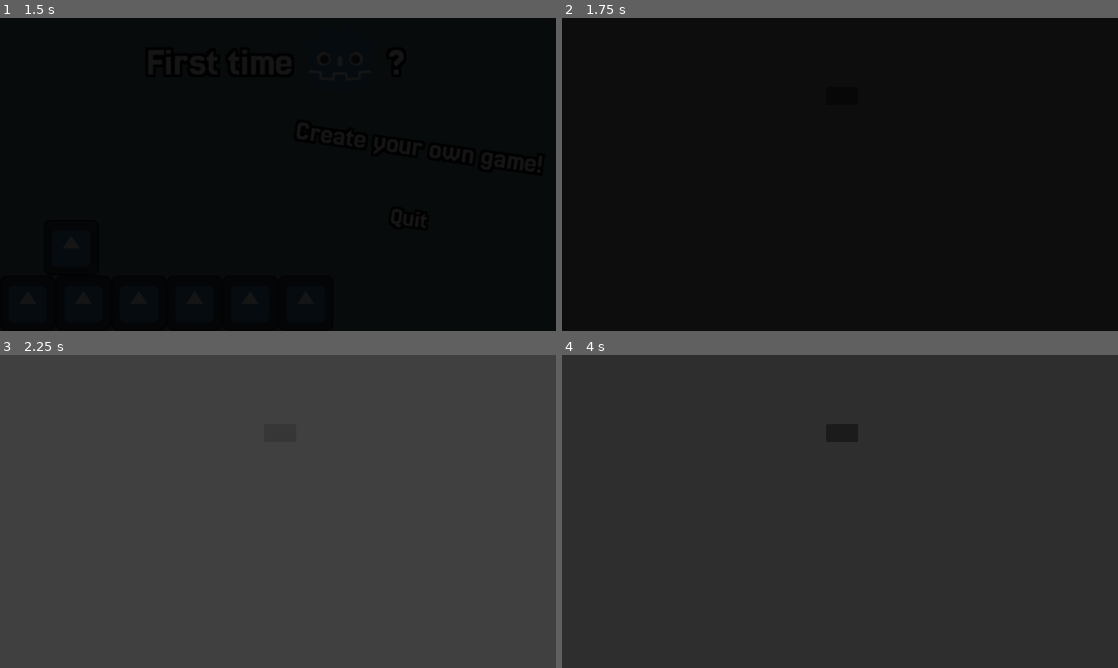
Above: before the commit, frames 1-4 (two rows, left to right).
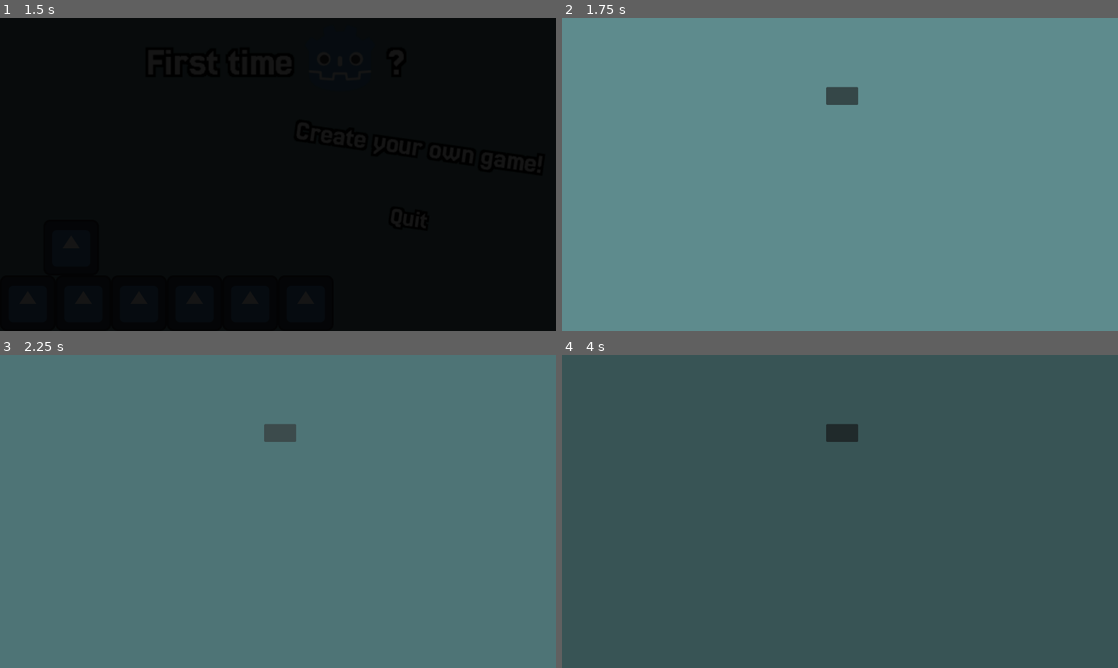
Above: after the commit, the same moments.

Repository: Nils1024/godot-workshop-platformer
Game: Godot game, scene res://scenes/main.tscn
Two runs of this game, one before a commit and one after it. Both use one fixed random seed, a clock stepped at 60 frames per second and the inputs below. The engine's default icon, where the game draws it, is replaced by a stand-in: a white triangle on a blue panel in a dark square.
Inputs (mouse positions are in pixels of both pictures, inside the frame that each line leads up to):
- Up to frame 1 (1.5 s): click (417, 149) at 0.5 s; click (417, 149) at 1.25 s
- Up to frame 2 (1.75 s): no input
- Up to frame 3 (2.25 s): click (278, 433) at 2 s
- Up to frame 4 (4 s): click (840, 433) at 2.75 s; tap Enter (ui_accept) at 3.5, 3.77 s; move the mouse to (962, 495) at 3.52 s; hold D (right) from 3.53 s (still down); click (962, 495) at 3.6 s

Frame 1 is identical in both runs. In frame 2, 100% of the frame differs, in the area x 0-100%, y 0-100%; in frame 3, 100%; in frame 4, 100%.

Commit message:
Added that you can left click next to the right click menu so it disappears again and added a background to the selection menu

Diff:
--- a/project.godot
+++ b/project.godot
@@ -54,6 +54,11 @@
 "events": [Object(InputEventKey,"resource_local_to_scene":false,"resource_name":"","device":-1,"window_id":0,"alt_press …(192 unchanged characters)…
 ]
 }
+left_click={
+"deadzone": 0.2,
+"events": [Object(InputEventMouseButton,"resource_local_to_scene":false,"resource_name":"","device":-1,"window_id":0,"alt_pressed":false,"shift_pressed":false,"ctrl_pressed":false,"meta_pressed":false,"button_mask":1,"position":Vector2(612, 24),"global_position":Vector2(631, 120),"factor":1.0,"button_index":1,"canceled":false,"pressed":true,"double_click":false,"script":null)
+]
+}
 
 [rendering]
 
--- a/scenes/selection.tscn
+++ b/scenes/selection.tscn
@@ -5,6 +5,13 @@
 
 [node name="Node2D" type="Node2D" unique_id=1242989120]
 script = ExtResource("1_pnwr1")
+
+[node name="ColorRect" type="ColorRect" parent="." unique_id=775092633]
+offset_left = -15.0
+offset_top = -19.0
+offset_right = 1311.0
+offset_bottom = 748.0
+color = Color(0.36862746, 0.54509807, 0.5529412, 1)
 
 [node name="Control" type="Control" parent="." unique_id=1856332901]
 layout_mode = 3
@@ -20,6 +27,7 @@
 offset_bottom = 200.0
 
 [node name="FadeTransition" parent="." unique_id=538090346 instance=ExtResource("1_jqogx")]
+visible = false
 mouse_filter = 2
 
 [node name="Timer" type="Timer" parent="FadeTransition" unique_id=776614606]
--- a/scripts/game.gd
+++ b/scripts/game.gd
@@ -12,6 +12,8 @@
 	CREATE_ROOT_NODE_2,
 	CREATE_ROOT_NODE_3,
 	CREATE_ROOT_NODE_FINISHED,
+	SAVE_1,
+	SAVE_FINISHED,
 }
 
 var current_game_state = null
@@ -72,6 +74,10 @@
 				$TextureRect3.show()
 				$NodeButton.show()
 
+	# All other process logic
+	if Input.is_action_just_pressed("left_click") and $RightClickMenu.visible and !$RightClickMenu.get_rect().has_point(get_viewport().get_mouse_position()):
+			$RightClickMenu.hide()
+
 
 func _on_other_node_button_pressed() -> void:
 	current_game_state = GameState.CREATE_ROOT_NODE_3
Not shown, changed: .DS_Store
